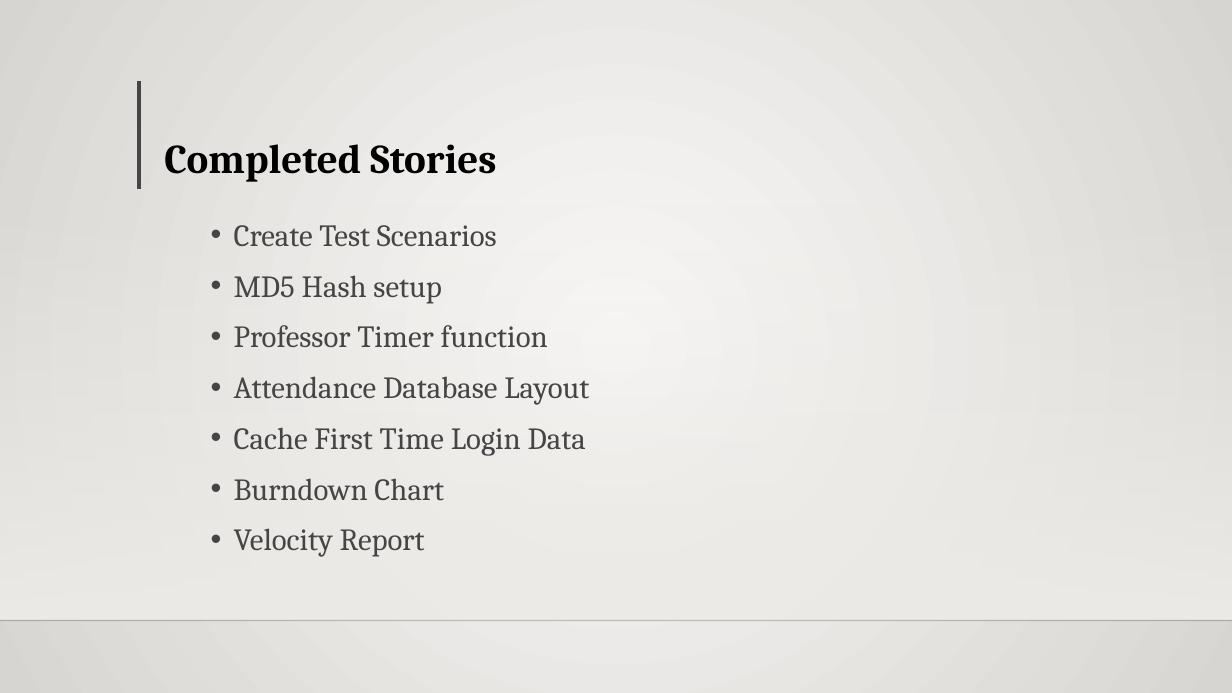
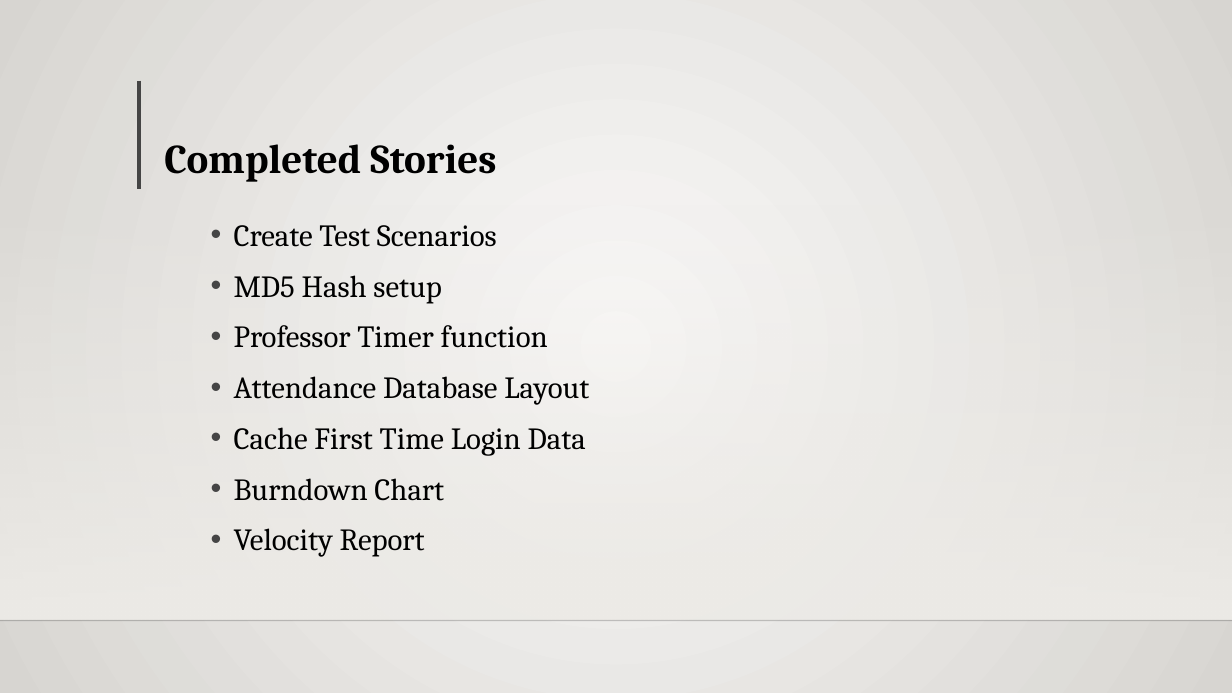
Before and after one commit to StewartSteven/Attend-In, a slide deck: slide 4 of FINAL_ATTEND-IN_Sprint_3 (2).pptx. Drawn at 1232x693 pixels with LibreOffice and Linux fonts; fonts in the diff are those of the drawing; background and template pictures are left out. Boxes give left, top, right and bottom in pixels: in the first picture for what was removed or moved away, otherwise in the second. Text is boxed around its words. In the diff, an @@ line names an element or a change of style, - is before the commit and + after.

```diff
--- a/FINAL_ATTEND-IN_Sprint_3 (2).pptx
+++ b/FINAL_ATTEND-IN_Sprint_3 (2).pptx
@@ text "Create Test Scenarios" at (234,225,589,557): text colour #454545 to #000000 @@
```
Also in this commit, not shown: 3 other slides changed, 2 slides added.
